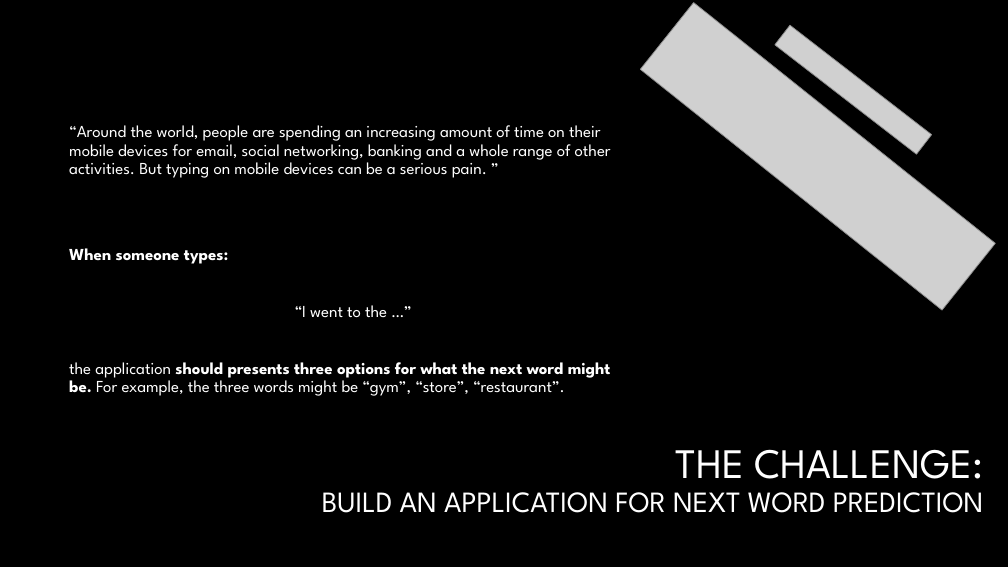
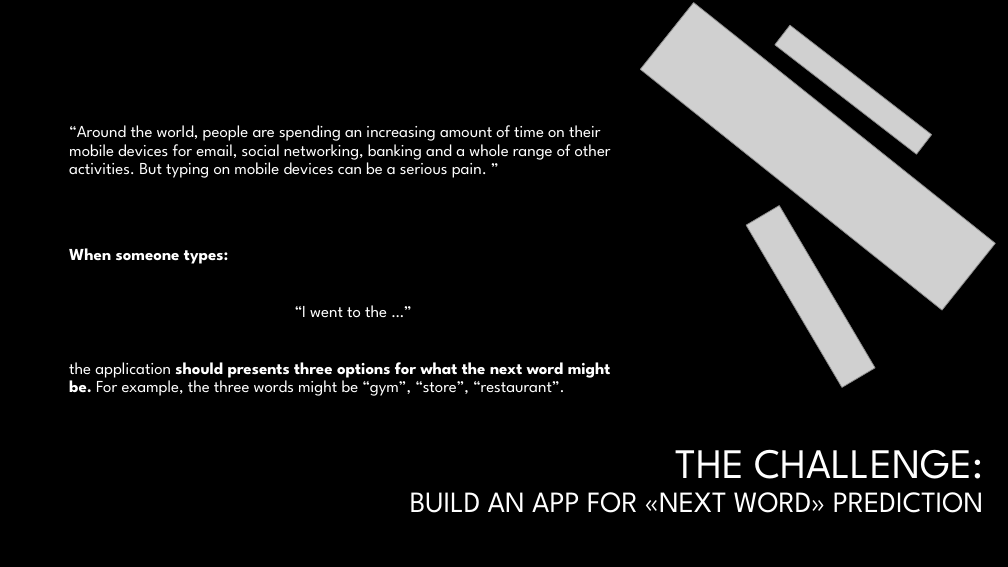
Before and after one commit to pparacch/CapstoneProjectDataScienceSpecialization, a slide deck: slide 2 of notes/meetUp_case_textPrediction.pptx (slide 3 before the commit). Drawn at 1008x567 pixels with LibreOffice and Linux fonts; fonts in the diff are those of the drawing; grey boxes stand for pictures; background and template pictures are left out. Boxes give left, top, right and bottom in pixels: in the first picture for what was removed or moved away, otherwise in the second. Text is boxed around its words. In the diff, an @@ line names an element or a change of style, - is before the commit and + after.

```diff
--- a/notes/meetUp_case_textPrediction.pptx
+++ b/notes/meetUp_case_textPrediction.pptx
@@ picture added at (747, 206, 875, 388) @@
@@ title at (410, 449, 984, 513): text changed @@
-THE CHALLENGE:
-BUILD AN APPLICATION FOR NEXT WORD PREDICTION
+THE CHALLENGE:
+BUILD AN APP FOR «NEXT WORD» PREDICTION
```
Also in this commit, not shown: 5 other slides changed, 5 slides added, 2 slides removed.
